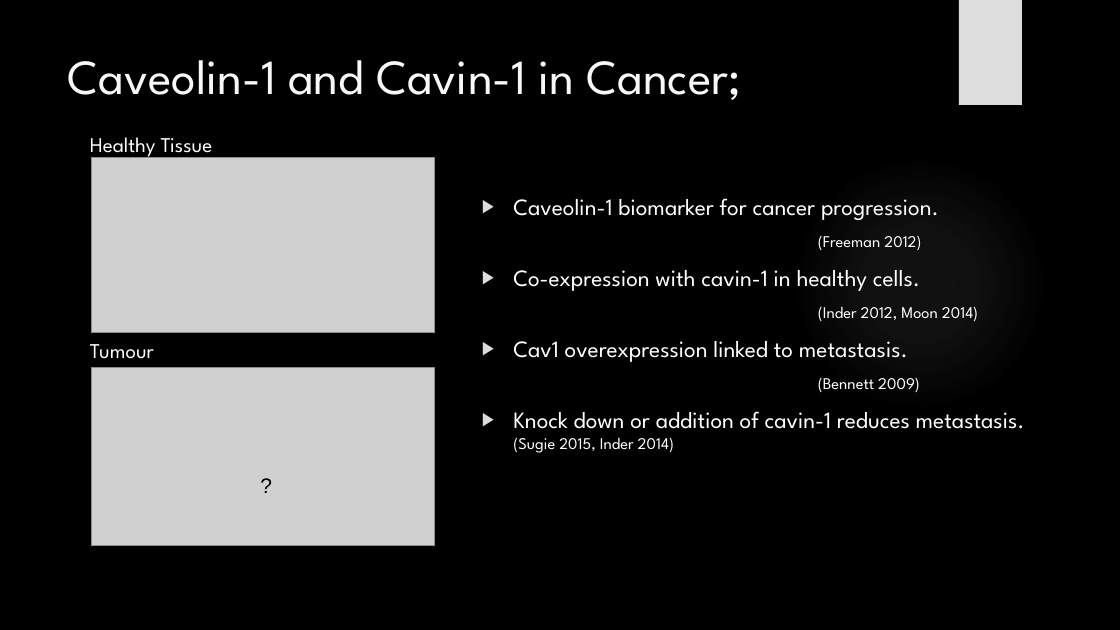
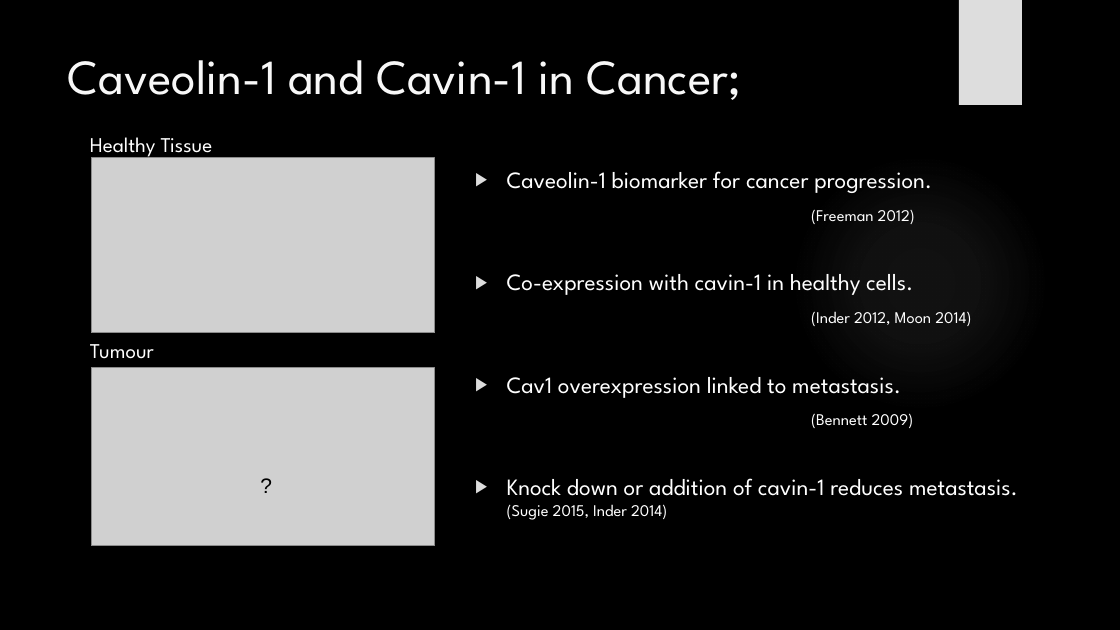
Before and after one commit to HarleyRobinson/Honours2, a slide deck: slide 3 of BackgroundInfo/CollCompBiol.pptx. Drawn at 1120x630 pixels with LibreOffice and Linux fonts; fonts in the diff are those of the drawing; grey boxes stand for pictures; background and template pictures are left out. Boxes give left, top, right and bottom in pixels: in the first picture for what was removed or moved away, otherwise in the second. Text is boxed around its words. In the diff, an @@ line names an element or a change of style, - is before the commit and + after.

```diff
--- a/BackgroundInfo/CollCompBiol.pptx
+++ b/BackgroundInfo/CollCompBiol.pptx
@@ text "Caveolin-1 biomarker for cancer progression." rewrapped from box(513, 198, 1025, 453) to box(507, 171, 1018, 520) @@
```
Also in this commit, not shown: 13 other slides changed, 2 slides added, 2 slides removed, 15 other files.
